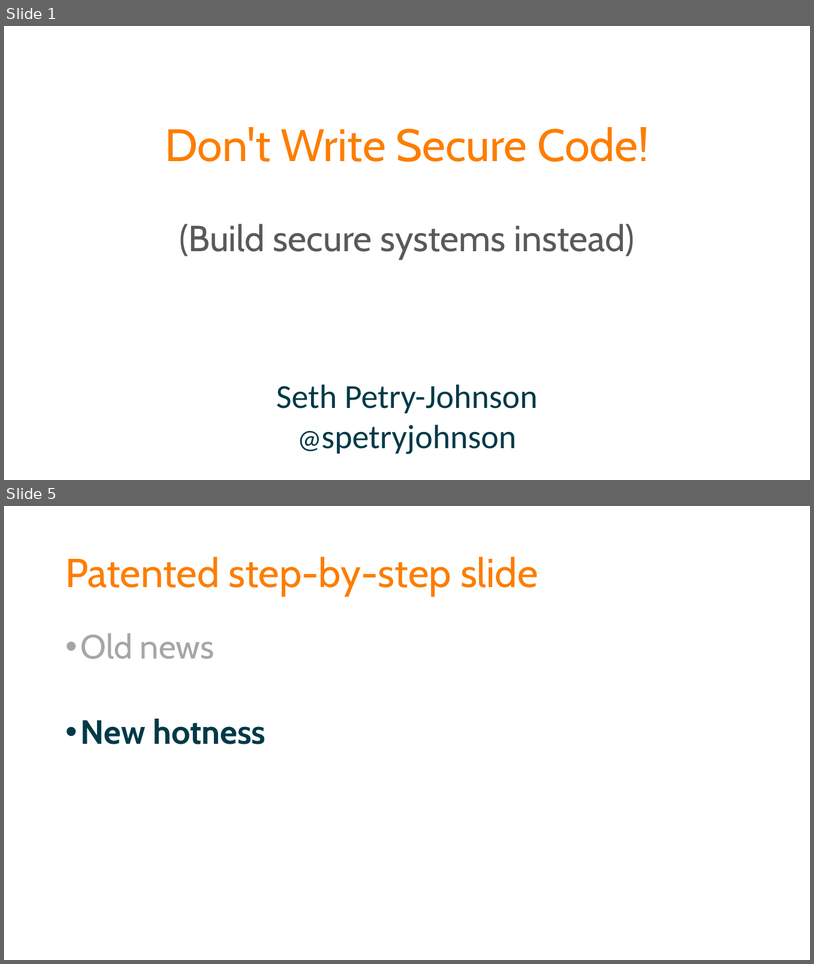
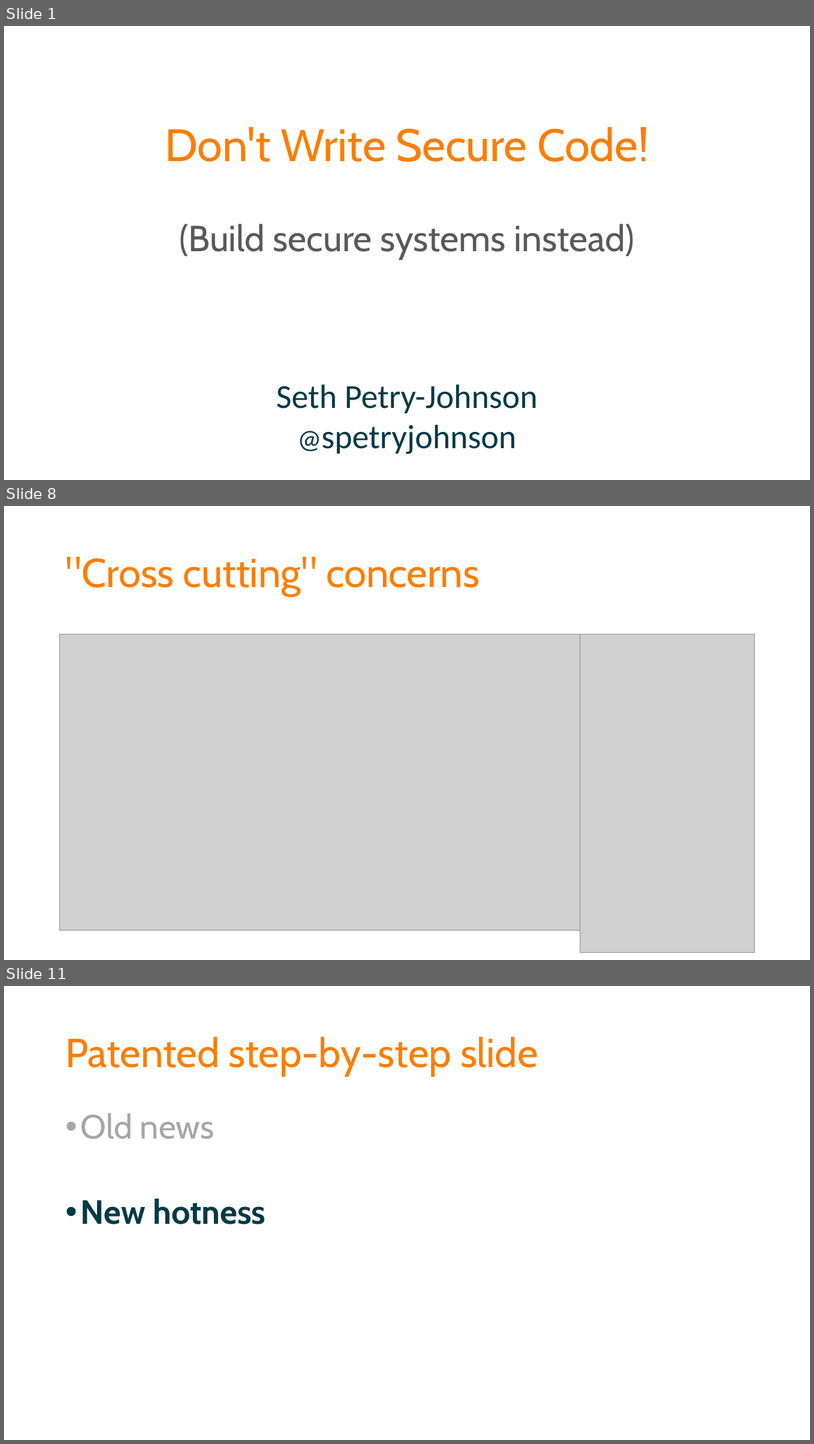
Before and after one commit to spetryjohnson/Talk---Dont-Write-Secure-Code-Design-Secure-Systems, a slide deck: Secure Systems - CodeMash 2017.pptx. Shown one above the other, each under a label of ours: slides 1 and 5 before the commit, slides 1, 8 and 11 after it; the slides between them are not shown. The pictures are 814x964 and 814x1444 pixels, drawn with LibreOffice and Linux fonts; fonts in the diff are those of the drawing; grey boxes stand for pictures. Boxes give left, top, right and bottom in pixels: in the first picture for what was removed or moved away, otherwise in the second. Text is boxed around its words. In the diff, an @@ line names an element or a change of style, - is before the commit and + after.

```diff
--- a/Secure Systems - CodeMash 2017.pptx
+++ b/Secure Systems - CodeMash 2017.pptx
@@ slide 8 added at box(4, 506, 810, 960), background #FFFFFF @@
@@ title added at box(65, 556, 480, 596), 48 pt, text #FD7D00 @@
+"Cross cutting" concerns
@@ picture added at box(60, 634, 755, 930) @@
@@ picture added at box(581, 634, 755, 952) @@
@@ what was slide 5 is now slide 11 @@
```
Also in this commit, not shown: 2 slides changed, 7 other slides added, 1 slide removed, 2 other files.
